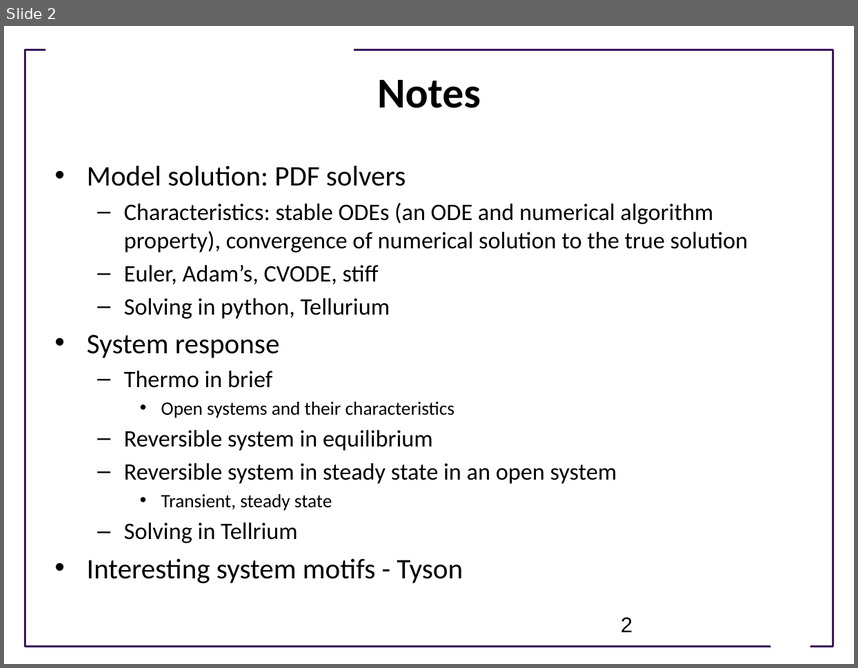
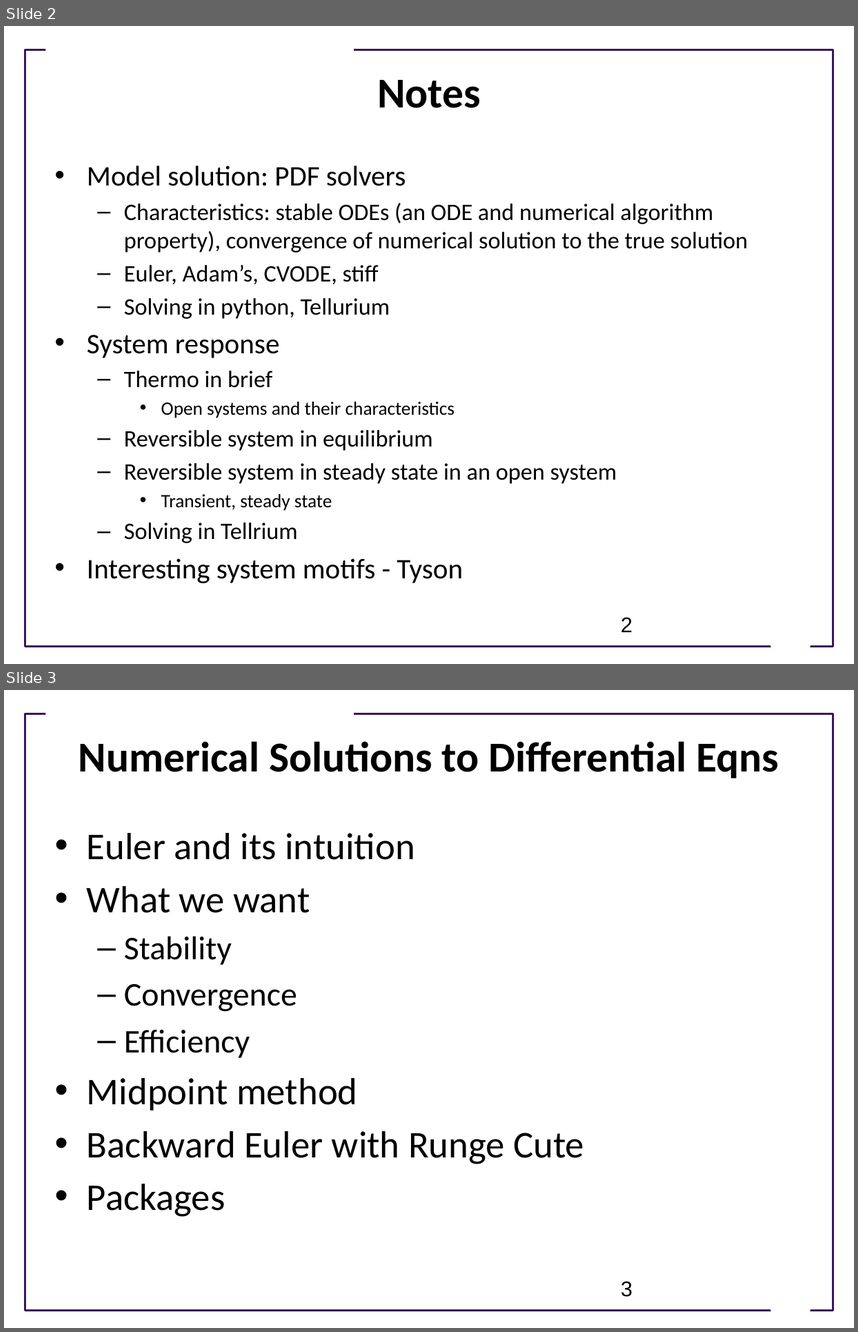
Before and after one commit to ModelEngineering/advancing-biomedical-models, a slide deck: Lectures/Week_2/CSE 599V Lecture 6 - Model Evaluation and System Responses.pptx. Shown one above the other, each under a label of ours: slide 2 before the commit, slides 2 and 3 after it. The pictures are 858x668 and 858x1332 pixels, drawn with LibreOffice and Linux fonts; fonts in the diff are those of the drawing; background and template pictures are left out. Boxes give left, top, right and bottom in pixels: in the first picture for what was removed or moved away, otherwise in the second. Text is boxed around its words. In the diff, an @@ line names an element or a change of style, - is before the commit and + after.

```diff
--- a/Lectures/Week_2/CSE 599V Lecture 6 - Model Evaluation and System Responses.pptx
+++ b/Lectures/Week_2/CSE 599V Lecture 6 - Model Evaluation and System Responses.pptx
@@ slide 3 added at (4, 690, 854, 1328), background #FFFFFF; not listed: 3 template elements that a slide beside it also shows @@
@@ title added at (79, 741, 780, 778), 36 pt, text #000000, bold @@
+Numerical Solutions to Differential Eqns
@@ text added at (87, 833, 584, 1216), 32 pt, text #000000 @@
+• Euler and its intuition
+• What we want
+  – Stability
+  – Convergence
+  – Efficiency
+• Midpoint method
+• Backward Euler with Runge Cute
+• Packages
@@ page number added at (621, 1281, 633, 1297), 18 pt, text #000000 @@
+3
```
Also in this commit, not shown: 28 other slides added, 1 other file.
